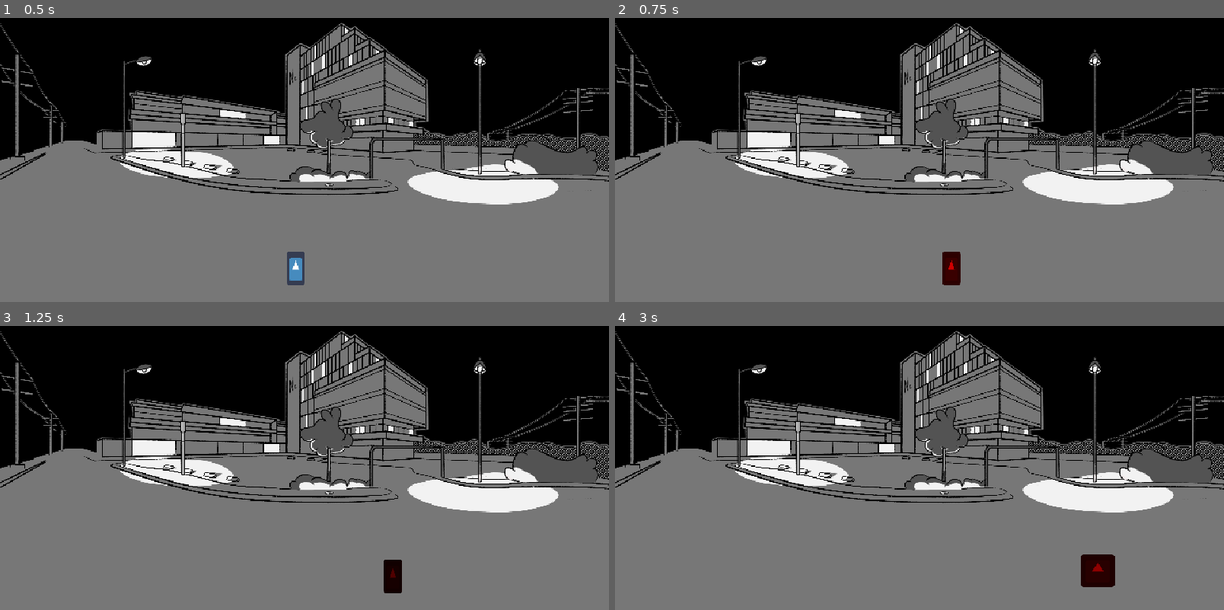
Above: before the commit, frames 1-4 (two rows, left to right).
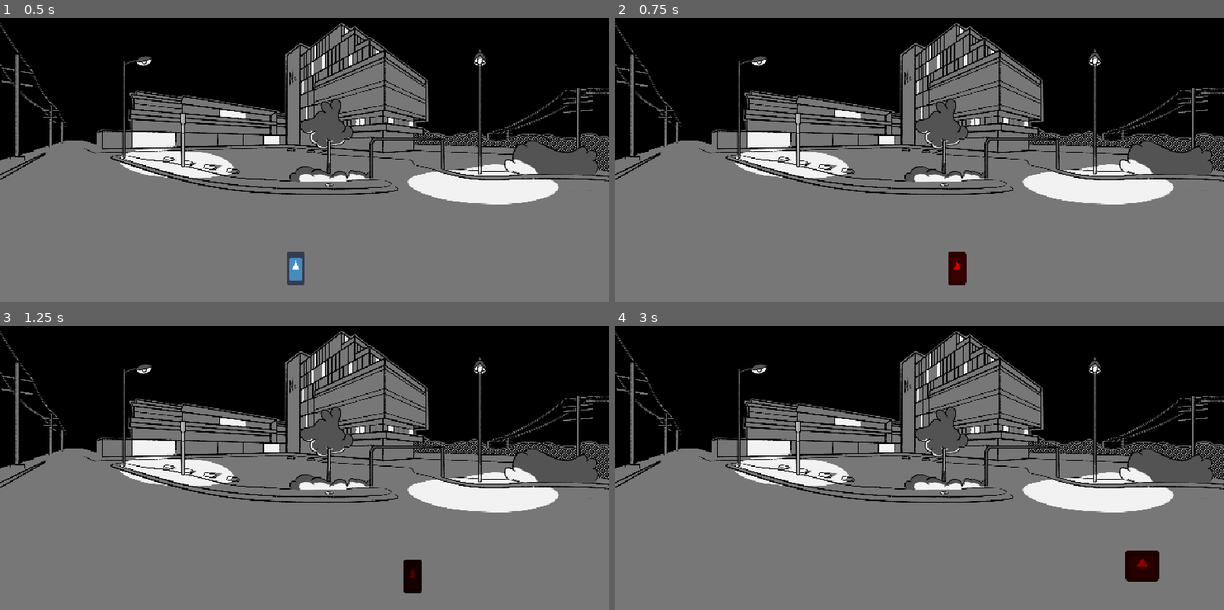
Above: after the commit, the same moments.

Repository: polterskn/godot-terminal-clone
Game: Godot game, scene res://scenes/locations/map_left/main_left.tscn
The game is run twice, just before and just after one commit, with the same random seed, the same clock (stepped at 60 frames per second) and the same inputs. The project has no main scene, so this scene is started directly. The engine's default icon, where the game draws it, is replaced by a stand-in: a white triangle on a blue panel in a dark square.
Inputs:
- Up to frame 1 (0.5 s): no input
- Up to frame 2 (0.75 s): tap Enter at 0.5 s; hold Right (ui_right) from 0.53 s (still down)
- Up to frame 3 (1.25 s): keep holding Right (ui_right)
- Up to frame 4 (3 s): release Right (ui_right) at 1.28 s; hold Down (ui_down) 1.28-2.03 s; tap Space at 2 s; hold Right (ui_right) 2.03-2.78 s; hold Up (ui_up) from 2.78 s (still down)

Frame 1 is identical in both runs. In frame 2, 0.3% of the frame differs, in the area x 53-58%, y 82-95%; in frame 3, 0.7%; in frame 4, 1.3%, in the area x 76-90%, y 79-92%.

Commit message:
Added global settings

Diff:
--- /dev/null
+++ b/media/json/sizes.json
@@ -0,0 +1,13 @@
+{
+  "main_left": {
+    "max": 1,
+    "min": 0.2,
+    "speed": 500
+  },
+
+  "inner_left": {
+    "max": 2,
+    "min": 0.2,
+    "speed": 400
+  }
+}
--- a/project.godot
+++ b/project.godot
@@ -26,7 +26,7 @@
 [autoload]
 
 global_viewport="*res://scripts/singletons/viewport.gd"
-global_var="*res://scripts/singletons/global.gd"
+global="*res://scripts/singletons/global.gd"
 
 [display]
 
--- /dev/null
+++ b/scenes/locations/map_left/inner_left.tscn
@@ -0,0 +1,61 @@
+[gd_scene load_steps=5 format=2]
+
+[ext_resource path="res://scenes/entities/player/player_controller.tscn" type="PackedScene" id=1]
+[ext_resource path="res://media/png/locations/map_left/inner_left/inner_left_night.png" type="Texture" id=2]
+[ext_resource path="res://media/png/locations/map_left/inner_left/tiles/0.png" type="Texture" id=3]
+[ext_resource path="res://media/png/locations/map_left/inner_left/tiles/1.png" type="Texture" id=4]
+
+[node name="inner_left" type="Node2D"]
+
+[node name="bg" type="Node2D" parent="."]
+
+[node name="bg_cycle" type="TextureRect" parent="bg"]
+anchor_right = 1.0
+anchor_bottom = 1.0
+texture = ExtResource( 2 )
+__meta__ = {
+"_edit_use_anchors_": false
+}
+
+[node name="bounds" type="Node2D" parent="."]
+
+[node name="border" type="StaticBody2D" parent="bounds"]
+
+[node name="c" type="CollisionPolygon2D" parent="bounds/border"]
+build_mode = 1
+polygon = PoolVector2Array( 0, 744, 0, 1080, 1920, 1080, 1920, 728, 1928, 728, 1928, 1088, -8, 1088, -8, 744 )
+
+[node name="in" type="StaticBody2D" parent="bounds"]
+
+[node name="c" type="CollisionPolygon2D" parent="bounds/in"]
+build_mode = 1
+polygon = PoolVector2Array( 0, 776, 743.675, 686.842, 967.326, 685.301, 1061.57, 675.193, 1061.47, 724.723, 1920, 752, 1920, 728, 1088, 704, 1085.5, 648.5, 966.561, 659.887, 741.665, 661.777, 0, 744 )
+
+[node name="sort" type="YSort" parent="."]
+
+[node name="z_0" type="StaticBody2D" parent="sort"]
+position = Vector2( 1283.98, 821.344 )
+
+[node name="0" type="Sprite" parent="sort/z_0"]
+position = Vector2( -74.9824, -17.844 )
+texture = ExtResource( 3 )
+
+[node name="c" type="CollisionPolygon2D" parent="sort/z_0"]
+position = Vector2( -1283.98, -821.344 )
+build_mode = 1
+polygon = PoolVector2Array( 1114.26, 815.751, 1117.53, 808, 1285.91, 814.299, 1303.77, 812.393, 1284.14, 821.939 )
+
+[node name="z_1" type="StaticBody2D" parent="sort"]
+position = Vector2( 1918.77, 844.737 )
+
+[node name="1" type="Sprite" parent="sort/z_1"]
+position = Vector2( -76.7781, -18.1553 )
+texture = ExtResource( 4 )
+
+[node name="c" type="CollisionPolygon2D" parent="sort/z_1"]
+position = Vector2( -1918.77, -844.737 )
+build_mode = 1
+polygon = PoolVector2Array( 1920, 838.203, 1919.99, 845.32, 1766.4, 839.887, 1767.86, 831.634 )
+
+[node name="Body" parent="sort" instance=ExtResource( 1 )]
+position = Vector2( 1025.56, 995.895 )
--- a/scenes/locations/map_left/main_left.tscn
+++ b/scenes/locations/map_left/main_left.tscn
@@ -23,7 +23,7 @@
 [sub_resource type="RectangleShape2D" id=5]
 extents = Vector2( 129.96, 9.64209 )
 
-[node name="Mundo" type="Node2D"]
+[node name="main_left" type="Node2D"]
 
 [node name="bg" type="Node2D" parent="."]
 z_index = -1
@@ -42,7 +42,7 @@
 
 [node name="c" type="CollisionPolygon2D" parent="bounds/border"]
 build_mode = 1
-polygon = PoolVector2Array( 1920, 616, 1920, 1080, 0, 1080, 0, 616, -8, 616, -8, 1088, 1928, 1088, 1928, 616 )
+polygon = PoolVector2Array( 1920, 672, 1920, 1080, 0, 1080, 0, 680, -8, 680, -8, 1088, 1928, 1088, 1928, 672 )
 
 [node name="in" type="StaticBody2D" parent="bounds"]
 
--- a/scripts/entities/player/player_controller.gd
+++ b/scripts/entities/player/player_controller.gd
@@ -13,9 +13,12 @@
 onready var anim_tree = $tree
 onready var anim_mode = anim_tree.get("parameters/playback")
 
+var min_max = global.jsonify("res://media/json/sizes.json")
+
 var direction_history = []
 var motion = Vector2()
 var speed = 400
+var speed_mult = speed
 
 var scr_div = 2.25
 
@@ -24,18 +27,23 @@
 	y = 1080
 }
 
-var breakpoints = []
+var max_size = 1
+var min_size = 1
 
 var max_vp
 var min_vp
 
-var max_size = 1
-var min_size = 0.2
-
 
 func _ready():
+	var scene_name = get_tree().get_current_scene().get_name()
+
+	speed_mult = min_max[scene_name]["speed"]
+
 	min_vp = size.y - size.y / scr_div
 	max_vp = size.y
+
+	max_size = min_max[scene_name]["max"]
+	min_size = min_max[scene_name]["min"]
 
 
 func _physics_process(_delta):
@@ -62,7 +70,7 @@
 
 		var pl_scale = float(String(scale).replace('(', '').replace(')', '').left(4))
 
-		speed = pl_scale * 400
+		speed = pl_scale * speed_mult
 
 	if direction_history.size():
 		var direction = direction_history[direction_history.size() - 1]
@@ -86,6 +94,6 @@
 
 	scale = Vector2(new_scale, new_scale)
 
-# Interpolates player scale change, so it doesn't look rough.
+
 func interpolate(minSize, maxSize, ratio):
 	return minSize + (maxSize - minSize) * ratio
--- a/scripts/singletons/global.gd
+++ b/scripts/singletons/global.gd
@@ -1,4 +1,31 @@
 extends Node
 
+const LANGS = ["en", "es", "eo"]
 
-# Global variables go here.
+var current_lang
+
+
+func _ready():
+	current_lang = get_language()
+
+
+func jsonify(file):
+	var f = File.new()
+	f.open(file, File.READ)
+	var data = f.get_as_text()
+	var result = JSON.parse(data).result
+	f.close()
+	return result
+
+
+func get_language():
+	var lang = OS.get_locale()
+
+	if "_" in lang:
+		var arr = lang.split("_", true, 1)
+		lang = arr[0]
+
+	if !lang in LANGS:
+		lang = LANGS[0]
+
+	return lang
Binary file added: media/png/locations/map_left/inner_left/inner_left_day.png
Binary file added: media/png/locations/map_left/inner_left/inner_left_night.png
Binary file added: media/png/locations/map_left/inner_left/tiles/0.png
Binary file added: media/png/locations/map_left/inner_left/tiles/1.png
